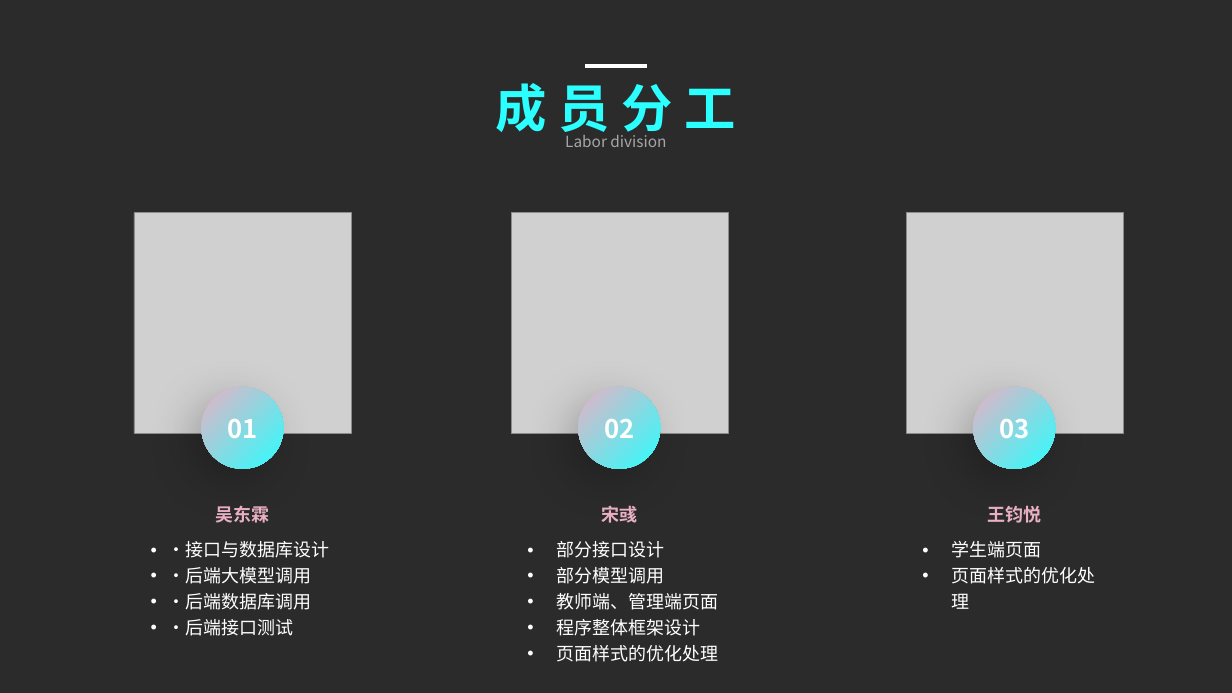
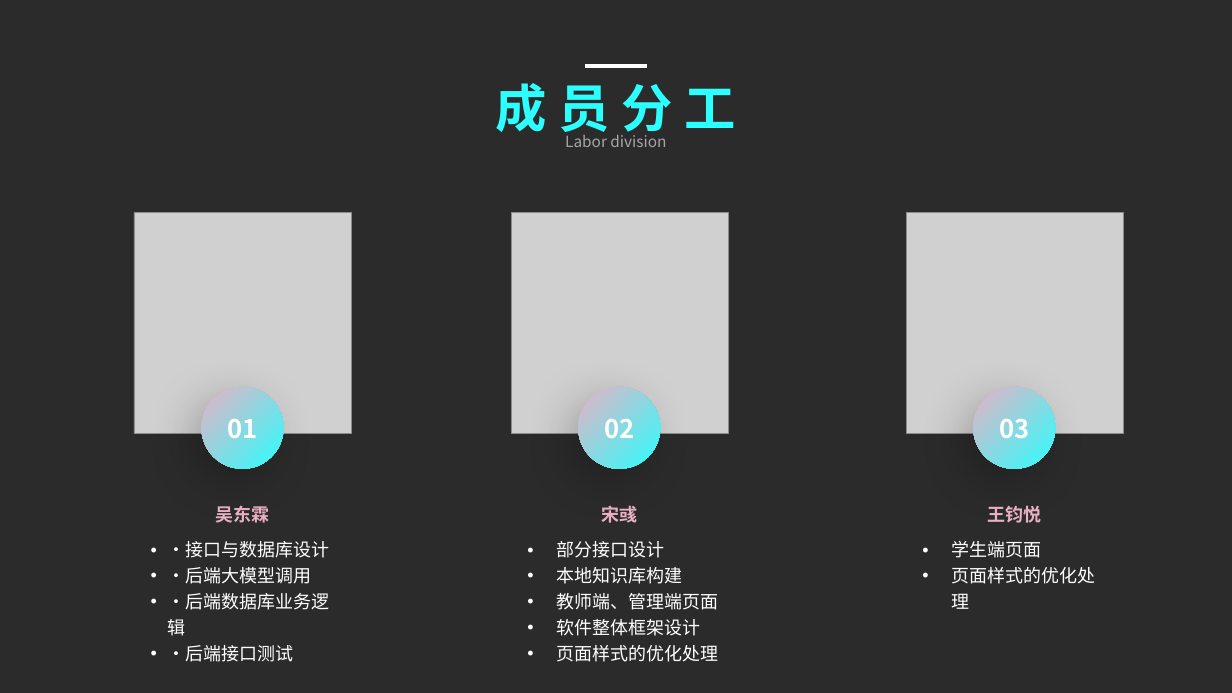
Before and after one commit to HyperKindred/MentorX, a slide deck: slide 5 of docs/实训答辩.pptx. Drawn at 1232x693 pixels with LibreOffice and Linux fonts; fonts in the diff are those of the drawing; grey boxes stand for pictures; background and template pictures are left out; a plain dark background stands for a picture behind light text. Boxes give left, top, right and bottom in pixels: in the first picture for what was removed or moved away, otherwise in the second. Text is boxed around its words. In the diff, an @@ line names an element or a change of style, - is before the commit and + after.

```diff
--- a/docs/实训答辩.pptx
+++ b/docs/实训答辩.pptx
@@ text at box(556, 567, 682, 584): text changed @@
-• 部分模型调用
+• 本地知识库构建
@@ text at box(168, 593, 330, 636): text changed @@
-• ·后端数据库调用
+• ·后端数据库业务逻辑
@@ text at box(556, 619, 700, 636): text changed @@
-• 程序整体框架设计
+• 软件整体框架设计
```
Also in this commit, not shown: 2 other slides changed.
